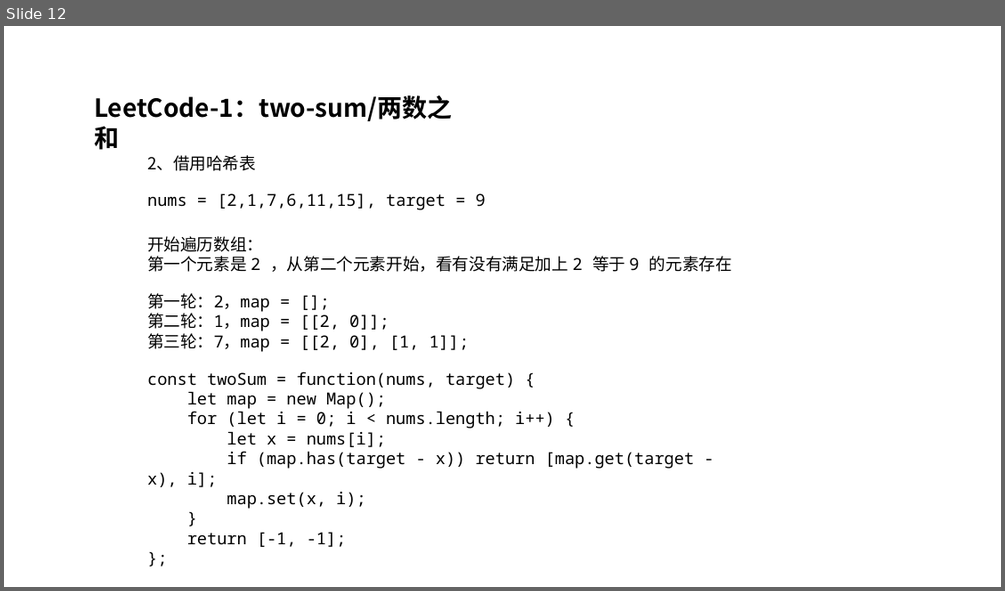
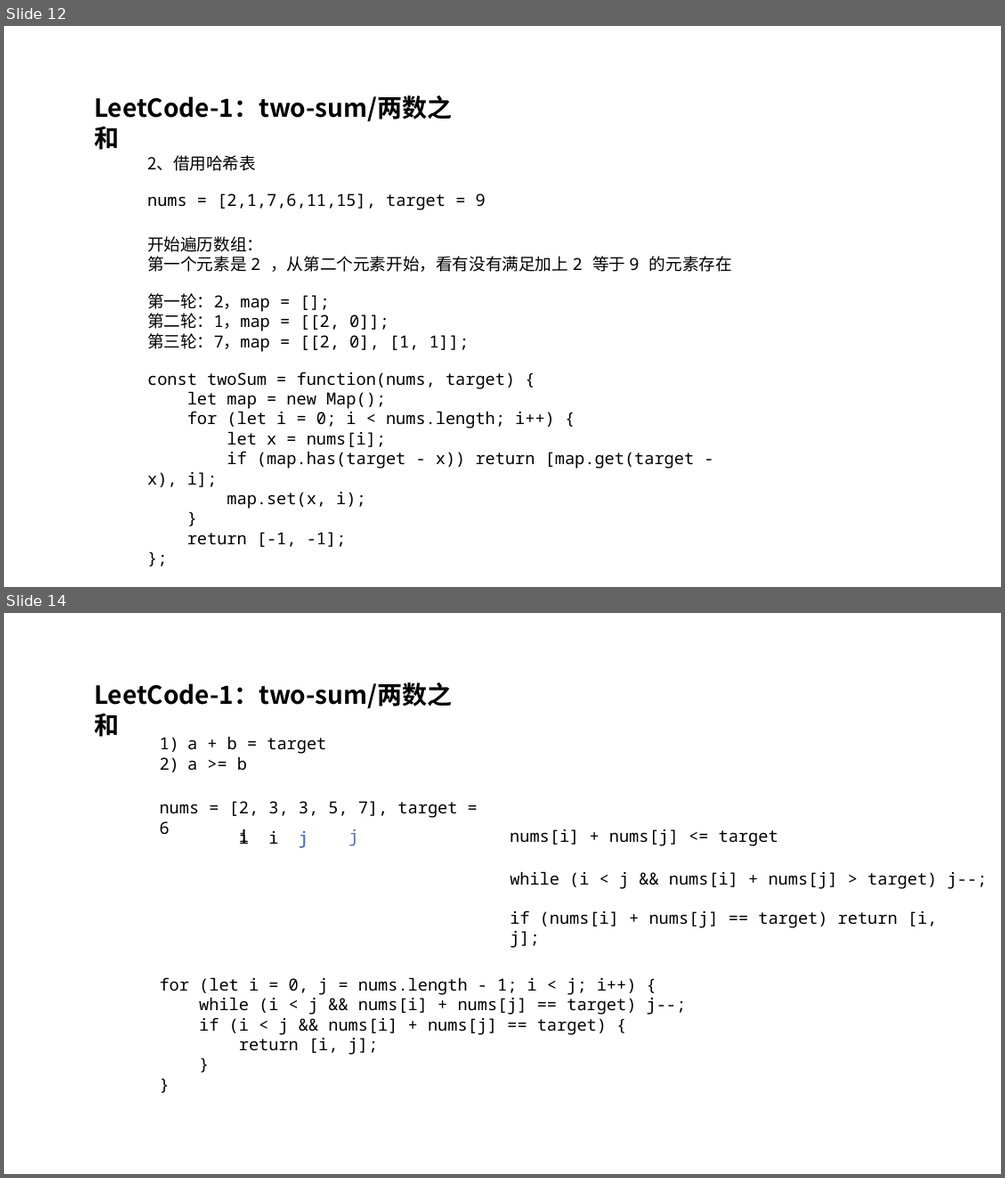
Before and after one commit to hemingqiao/algorithms, a slide deck: miao/LC1-two-sum(时间复杂度简介).pptx. Shown one above the other, each under a label of ours: slide 12 before the commit, slides 12 and 14 after it; the slides between them are not shown. The pictures are 1005x591 and 1005x1178 pixels, drawn with LibreOffice and Linux fonts; fonts in the diff are those of the drawing. Boxes give left, top, right and bottom in pixels: in the first picture for what was removed or moved away, otherwise in the second. Text is boxed around its words. In the diff, an @@ line names an element or a change of style, - is before the commit and + after.

Commit message:
update

```diff
--- a/miao/LC1-two-sum(时间复杂度简介).pptx
+++ b/miao/LC1-two-sum(时间复杂度简介).pptx
@@ slide 14 added at (x1=4, y1=613, x2=1001, y2=1174), background #FFFFFF @@
@@ text added at (x1=94, y1=682, x2=452, y2=737), 24 pt, text #000000, bold @@
+LeetCode-1：two-sum/两数之和
@@ text added at (x1=187, y1=736, x2=326, y2=770), 16 pt, text #000000 @@
+1) a + b = target
+2) a >= b
@@ text added at (x1=160, y1=801, x2=457, y2=835), 16 pt, text #000000 @@
+nums = [2, 3, 3, 5, 7], target = 6
@@ text added at (x1=239, y1=829, x2=358, y2=846), 16 pt, text #000000 @@
+i j
@@ text added at (x1=268, y1=831, x2=308, y2=848), 16 pt, text #000000 @@
+i j
@@ text added at (x1=510, y1=829, x2=778, y2=846), 16 pt, text #000000 @@
+nums[i] + nums[j] <= target
@@ text added at (x1=510, y1=871, x2=987, y2=889), 16 pt, text #000000 @@
+while (i < j && nums[i] + nums[j] > target) j--;
@@ text added at (x1=510, y1=910, x2=938, y2=948), 16 pt, text #000000 @@
+if (nums[i] + nums[j] == target) return [i, j];
@@ text added at (x1=160, y1=977, x2=687, y2=1054), 16 pt, text #000000 @@
+for (let i = 0, j = nums.length - 1; i < j; i++) {
+while (i < j && nums[i] + nums[j] == target) j--;
+if (i < j && nums[i] + nums[j] == target) {
+return [i, j];
+}
+}
@@ text added at (x1=259, y1=997, x2=318, y2=1014), 16 pt, text #000000 @@
+i j
```
Also in this commit, not shown: 1 slide changed.
